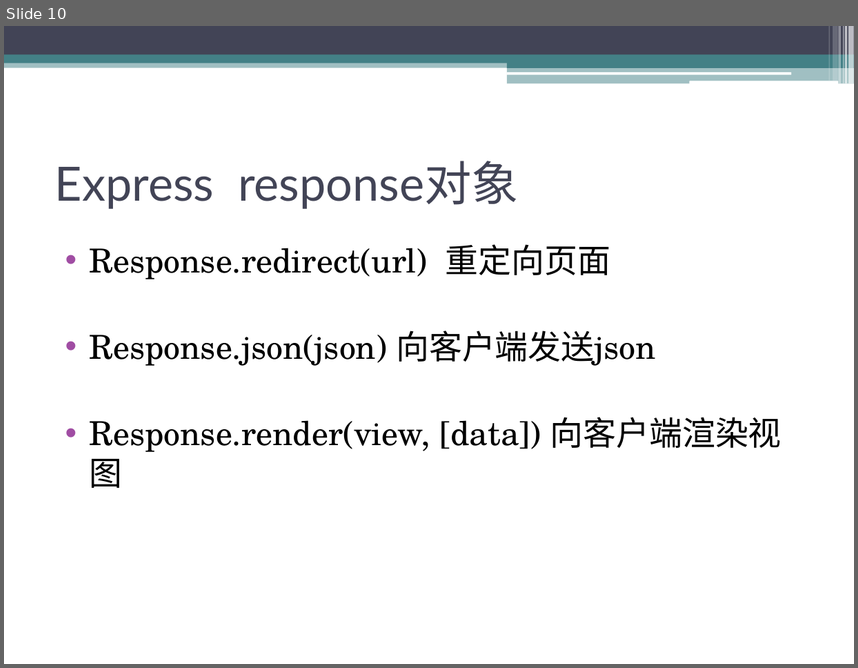
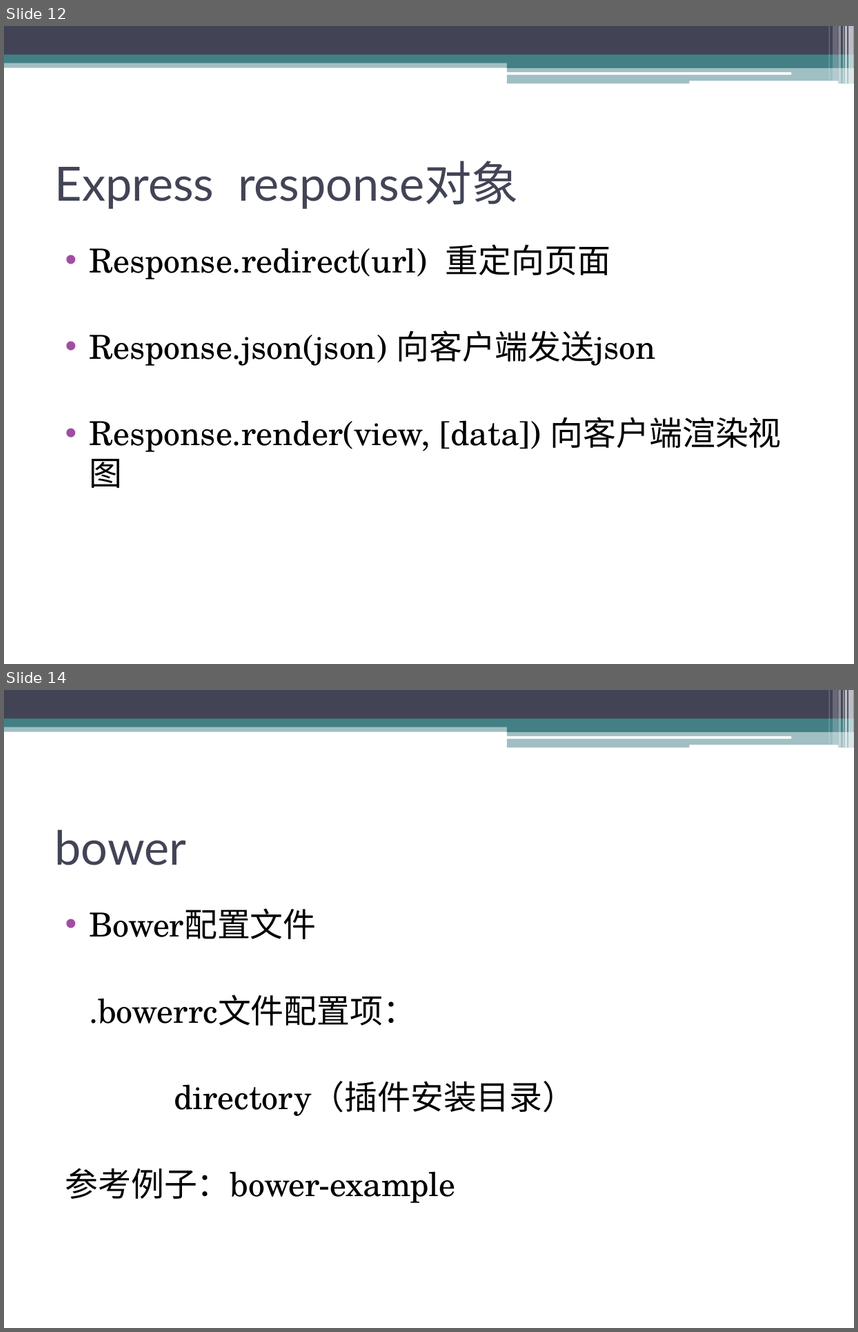
Before and after one commit to CJ-Zheng1023/project-learning, a slide deck: 前端开发技术培训.pptx. Shown one above the other, each under a label of ours: slide 10 before the commit, slides 12 and 14 after it; the slides between them are not shown. The pictures are 858x668 and 858x1332 pixels, drawn with LibreOffice and Linux fonts; fonts in the diff are those of the drawing. Boxes give left, top, right and bottom in pixels: in the first picture for what was removed or moved away, otherwise in the second. Text is boxed around its words. In the diff, an @@ line names an element or a change of style, - is before the commit and + after.

```diff
--- a/前端开发技术培训.pptx
+++ b/前端开发技术培训.pptx
@@ slide 14 added at <box>4,690,854,1328</box>, background #FFFFFF; not listed: 13 template elements that a slide beside it also shows @@
@@ title added at <box>55,829,187,865</box>, 40 pt, text #424456 @@
+bower
@@ text added at <box>65,908,575,1203</box>, 28 pt, text #000000 @@
+• Bower配置文件
+.bowerrc文件配置项：
+directory（插件安装目录）
+参考例子：bower-example
@@ what was slide 10 is now slide 12 @@
```
Also in this commit, not shown: 1 slide changed, 3 other slides added.
